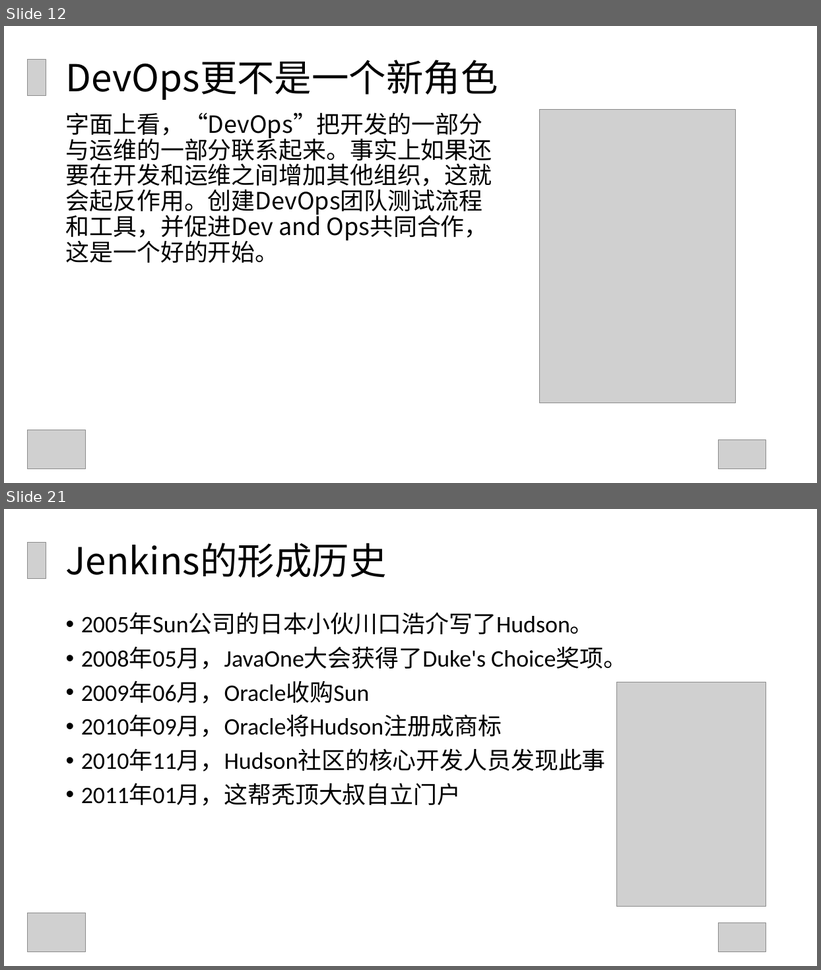
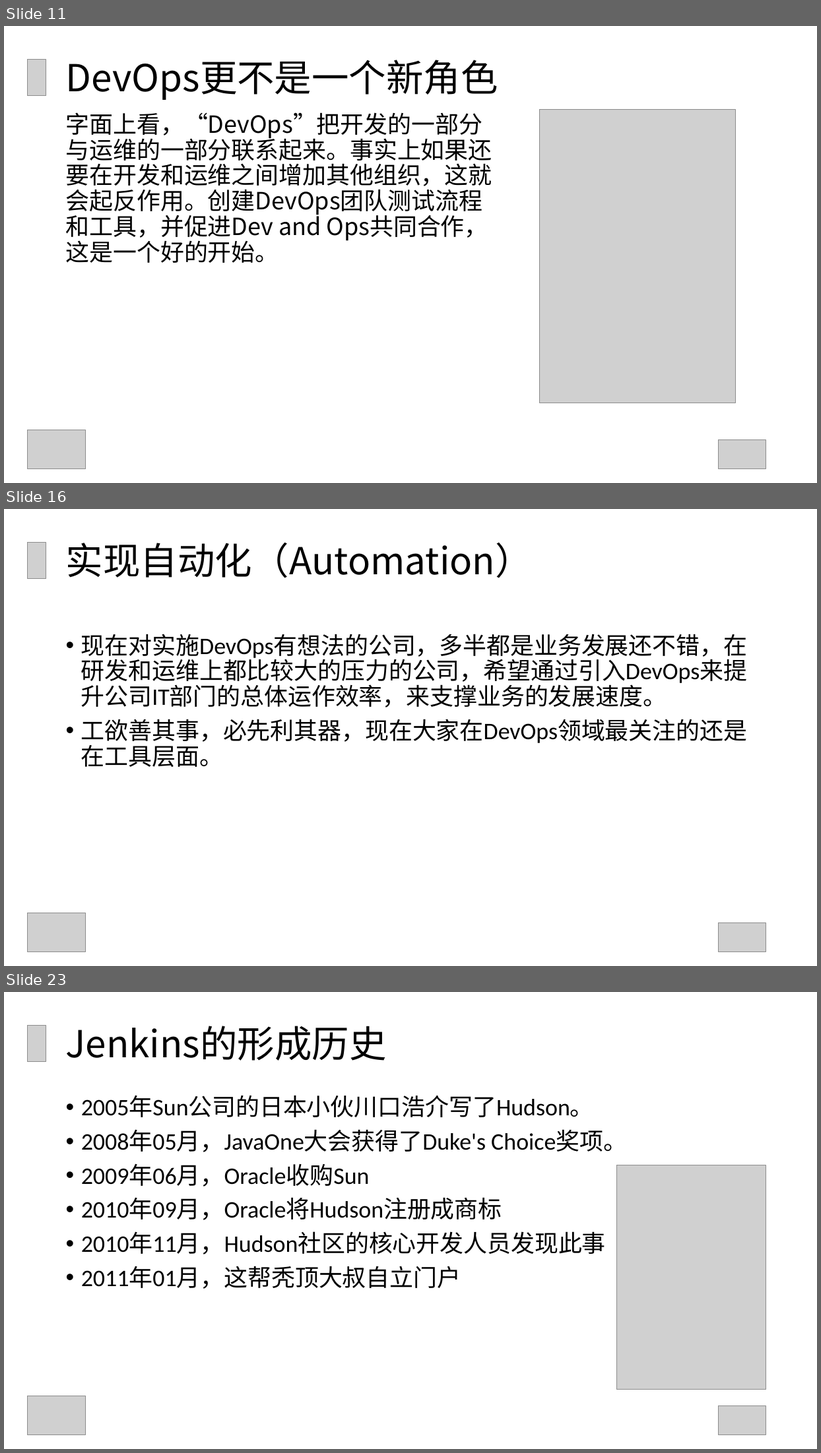
Before and after one commit to GuoxinL/devops-ppt, a slide deck: Jenkins的应用与分享.ppt. Shown one above the other, each under a label of ours: slides 12 and 21 before the commit, slides 11, 16 and 23 after it; the slides between them are not shown. The pictures are 821x970 and 821x1453 pixels, drawn with LibreOffice and Linux fonts; fonts in the diff are those of the drawing; grey boxes stand for pictures. Boxes give left, top, right and bottom in pixels: in the first picture for what was removed or moved away, otherwise in the second. Text is boxed around its words. In the diff, an @@ line names an element or a change of style, - is before the commit and + after.

```diff
--- a/Jenkins的应用与分享.ppt
+++ b/Jenkins的应用与分享.ppt
@@ slide 16 added at (x1=4, y1=509, x2=817, y2=966), background #FFFFFF @@
@@ picture added at (x1=27, y1=543, x2=46, y2=578) @@
@@ text added at (x1=66, y1=543, x2=533, y2=578), 44 pt, text #000000 @@
+实现自动化（Automation）
@@ text added at (x1=81, y1=634, x2=747, y2=767), 28 pt, text #000000 @@
+• 现在对实施DevOps有想法的公司，多半都是业务发展还不错，在研发和运维上都比较大的压力的公司，希望通过引入DevOps来提升公司IT部门的总体运作效率，来支撑业务的发展速度。
+• 工欲善其事，必先利其器，现在大家在DevOps领域最关注的还是在工具层面。
@@ picture added at (x1=27, y1=913, x2=86, y2=952) @@
@@ picture added at (x1=718, y1=923, x2=766, y2=952) @@
@@ what was slide 12 is now slide 11 @@
@@ what was slide 21 is now slide 23 @@
```
Also in this commit, not shown: 10 slides changed, 12 other slides added, 7 slides removed, 4 other files.
